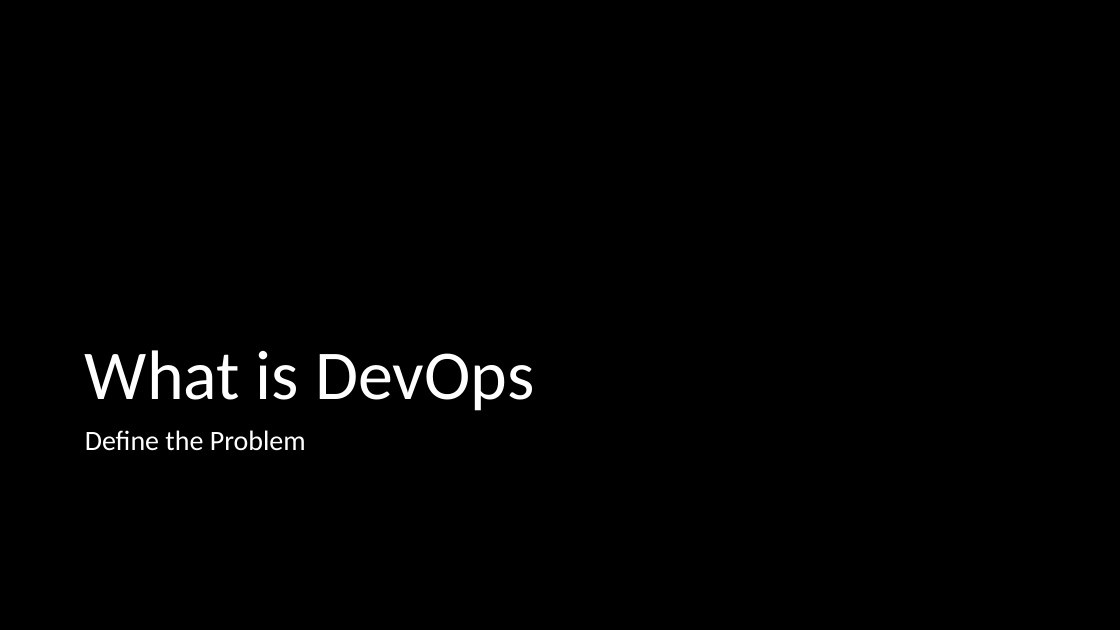
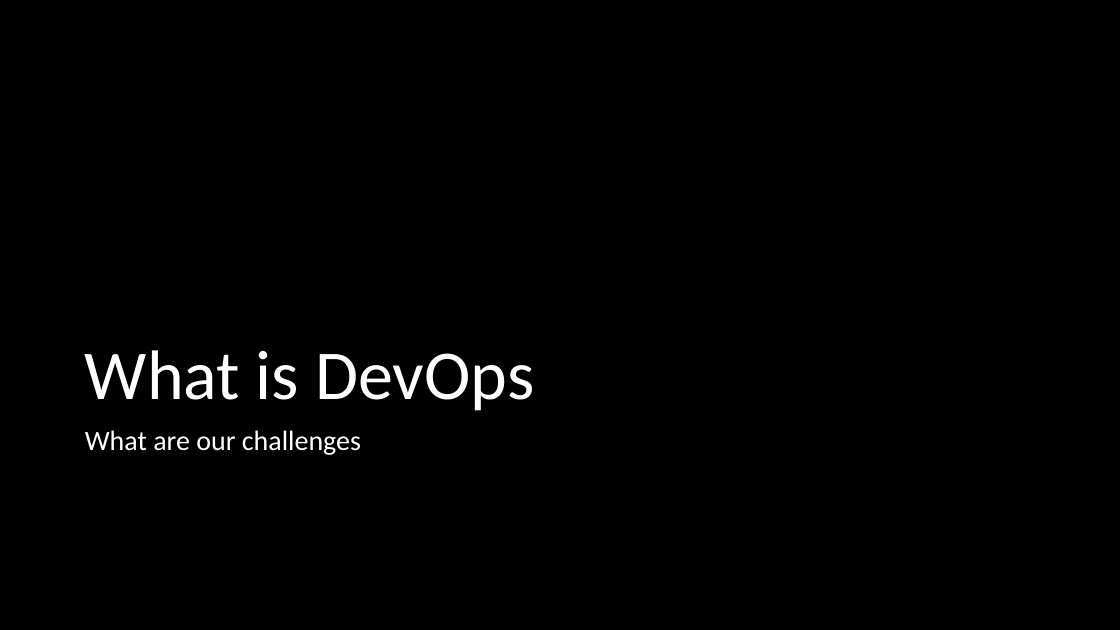
Before and after one commit to FraserPol/hashi-tech-excersise, a slide deck: slide 4 of Hashi-Demo-Preso.pptx. Drawn at 1120x630 pixels with LibreOffice and Linux fonts; fonts in the diff are those of the drawing. Boxes give left, top, right and bottom in pixels: in the first picture for what was removed or moved away, otherwise in the second. Text is boxed around its words. In the diff, an @@ line names an element or a change of style, - is before the commit and + after.

```diff
--- a/Hashi-Demo-Preso.pptx
+++ b/Hashi-Demo-Preso.pptx
@@ text at (85,430,361,455): text changed @@
-Define the Problem
+What are our challenges
```
Also in this commit, not shown: 2 other slides changed, 13 other files.
